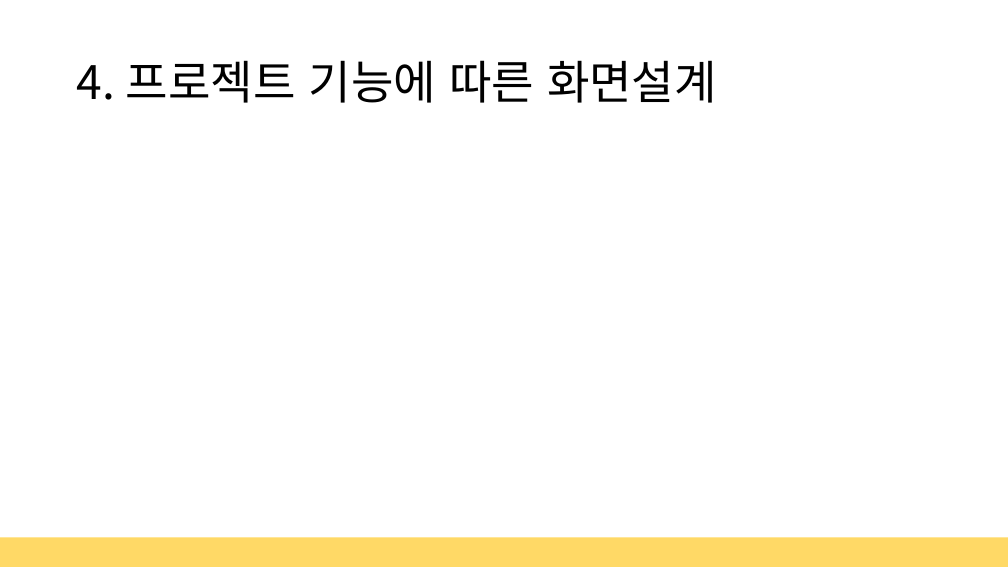
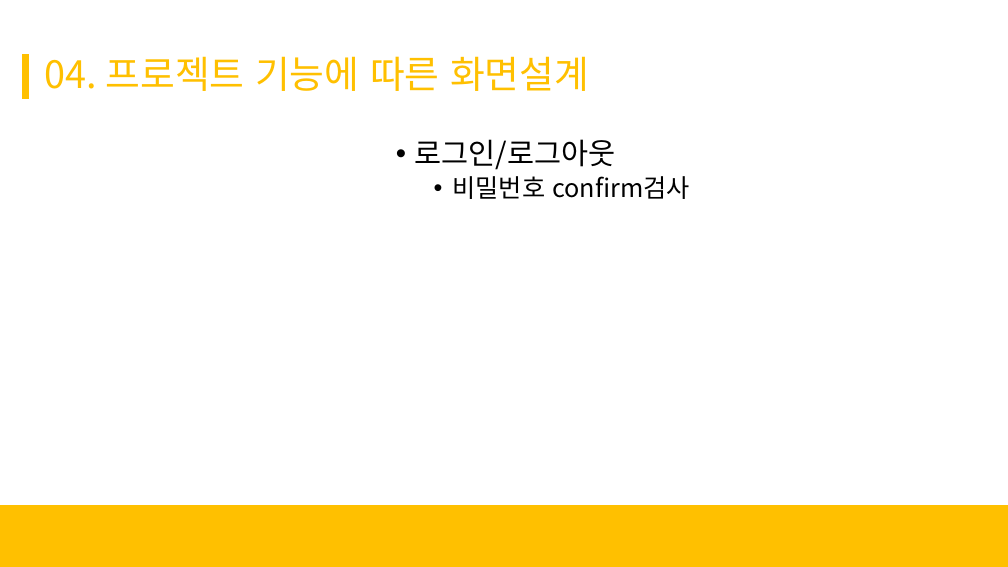
Before and after one commit to Mishuni/Multi_Food, a slide deck: slide 5 of 세미 프로젝트 결과발표.pptx. Drawn at 1008x567 pixels with LibreOffice and Linux fonts; fonts in the diff are those of the drawing; background and template pictures are left out. Boxes give left, top, right and bottom in pixels: in the first picture for what was removed or moved away, otherwise in the second. Text is boxed around its words. In the diff, an @@ line names an element or a change of style, - is before the commit and + after.

```diff
--- a/세미 프로젝트 결과발표.pptx
+++ b/세미 프로젝트 결과발표.pptx
@@ rectangle added at (23, 55, 29, 99), fill #FFC000, outline #FFC000 1 pt @@
@@ title at (45, 56, 589, 91): text changed; size 44 to 36 pt; text colour #000000 to #FFC000 @@
-4. 프로젝트 기능에 따른 화면설계
+04. 프로젝트 기능에 따른 화면설계
@@ text added at (415, 139, 689, 199), 24 pt, text #000000 @@
+• 로그인/로그아웃
+  • 비밀번호 confirm검사
@@ rectangle added at (0, 505, 1008, 567), fill #FFC000, outline #FFC000 1 pt @@
@@ rectangle removed at (0, 538, 1008, 567) @@
```
Also in this commit, not shown: 4 other slides changed, 10 slides added, 3 slides removed, 25 other files.
